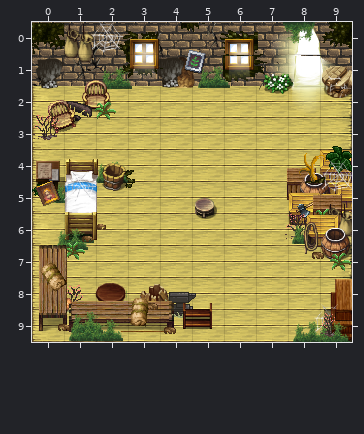
An edit to a level. Tiled map, Mapas/Casa_inicio/Casa_inicio.tmx. That is the earlier state.
Cells are 32x32 px. Shown: x 0..9, y 0..9.
Now the later version:
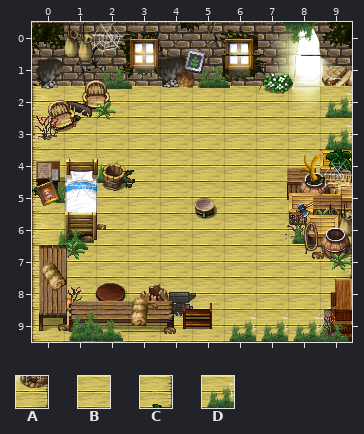
Key: from "Texturas_Casa_inicio": A 29, B 33, C 39, D 98.
_ is an empty cell, . an unchanged one.
Change:
--- layer "ObjColisionables"
@@ x 9..9 @@
- 2 A
- 3 C
+ 2 D
+ 3 D
@@ x 6..7 @@
- 9 BB
+ 9 DD
Boxes around the changes in both pictures, in picture pixels (x1, y1, x2, y2):
changed: (320, 86, 352, 150)
changed: (229, 314, 288, 342)
